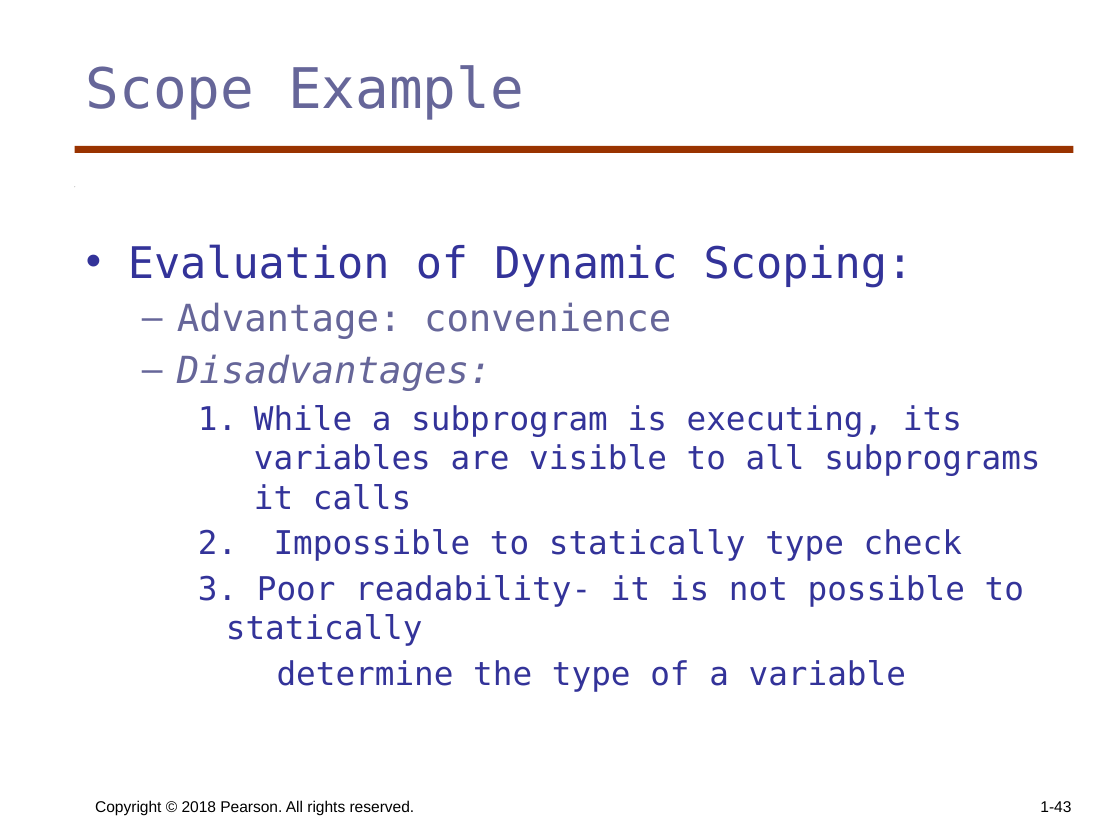
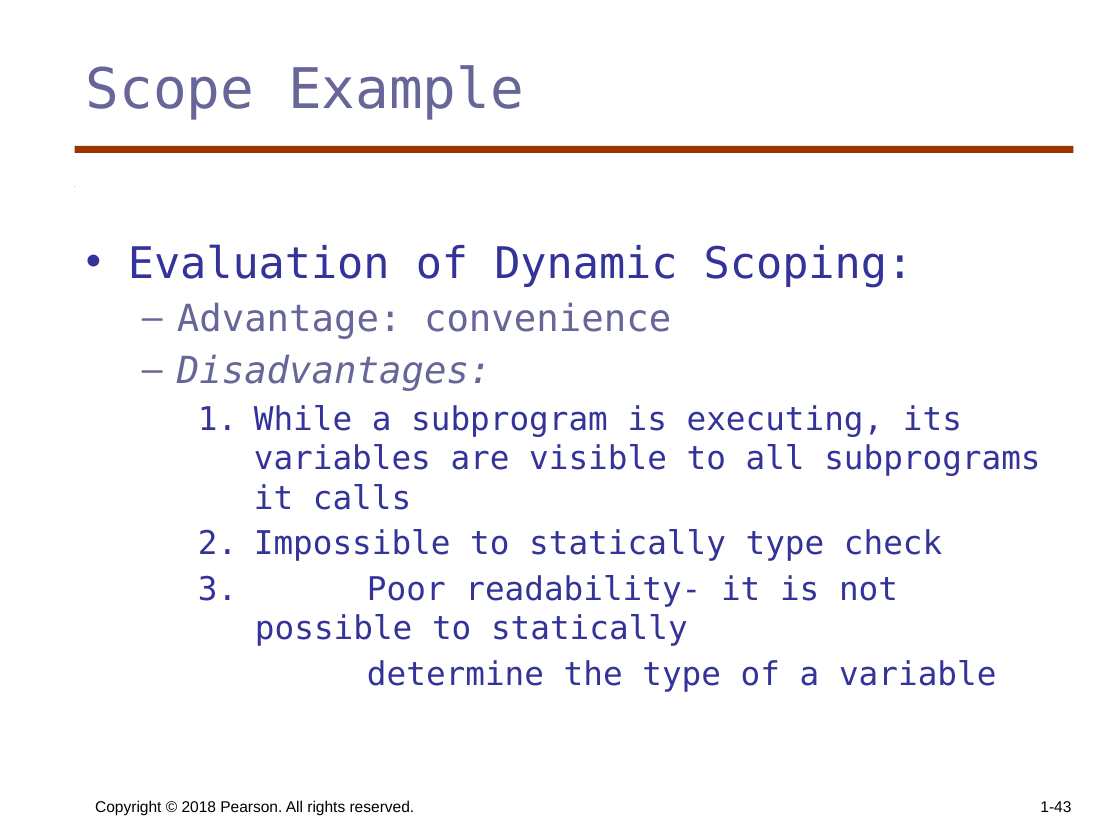
Before and after one commit to KurmasGVSU/KurmasGVSU.github.io, a slide deck: slide 43 of Teaching/Courses/W23/CIS343/LectureNotes/cis343_ch5.pptx. Drawn at 1120x840 pixels with LibreOffice and Linux fonts; fonts in the diff are those of the drawing. Boxes give left, top, right and bottom in pixels: in the first picture for what was removed or moved away, otherwise in the second. Text is boxed around its words. In the diff, an @@ line names an element or a change of style, - is before the commit and + after.

```diff
--- a/Teaching/Courses/W23/CIS343/LectureNotes/cis343_ch5.pptx
+++ b/Teaching/Courses/W23/CIS343/LectureNotes/cis343_ch5.pptx
@@ text at (x1=198, y1=575, x2=996, y2=692): indent changed @@
```
Also in this commit, not shown: 12 other files.
